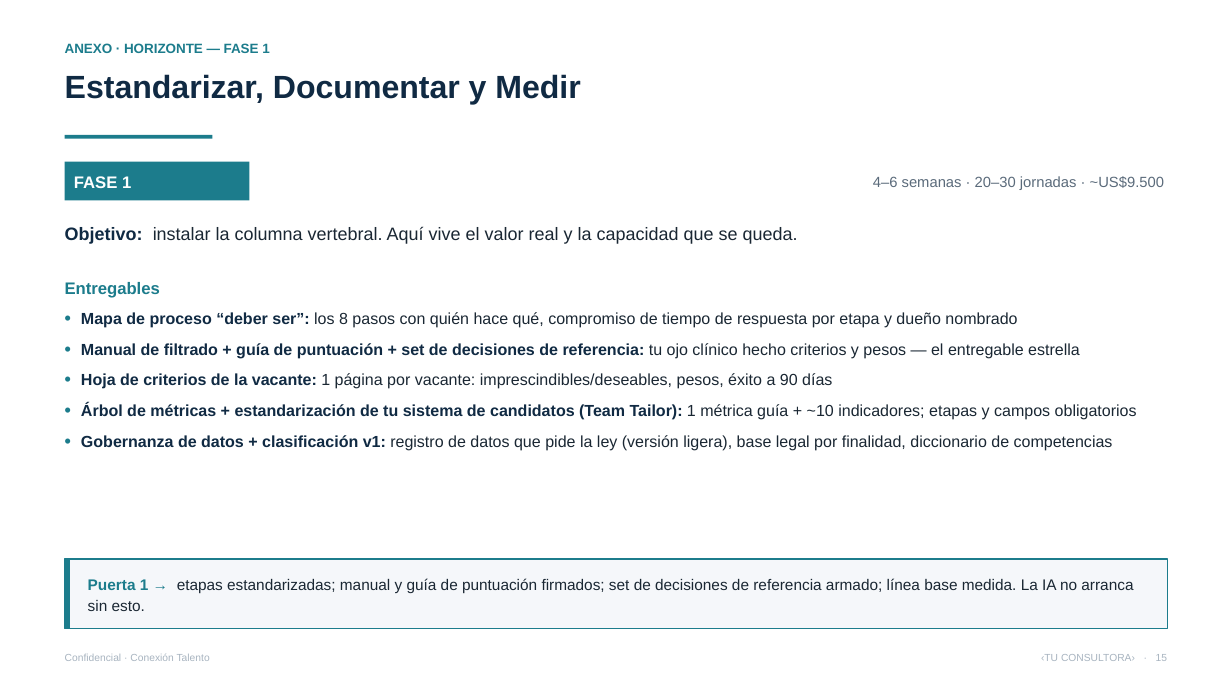
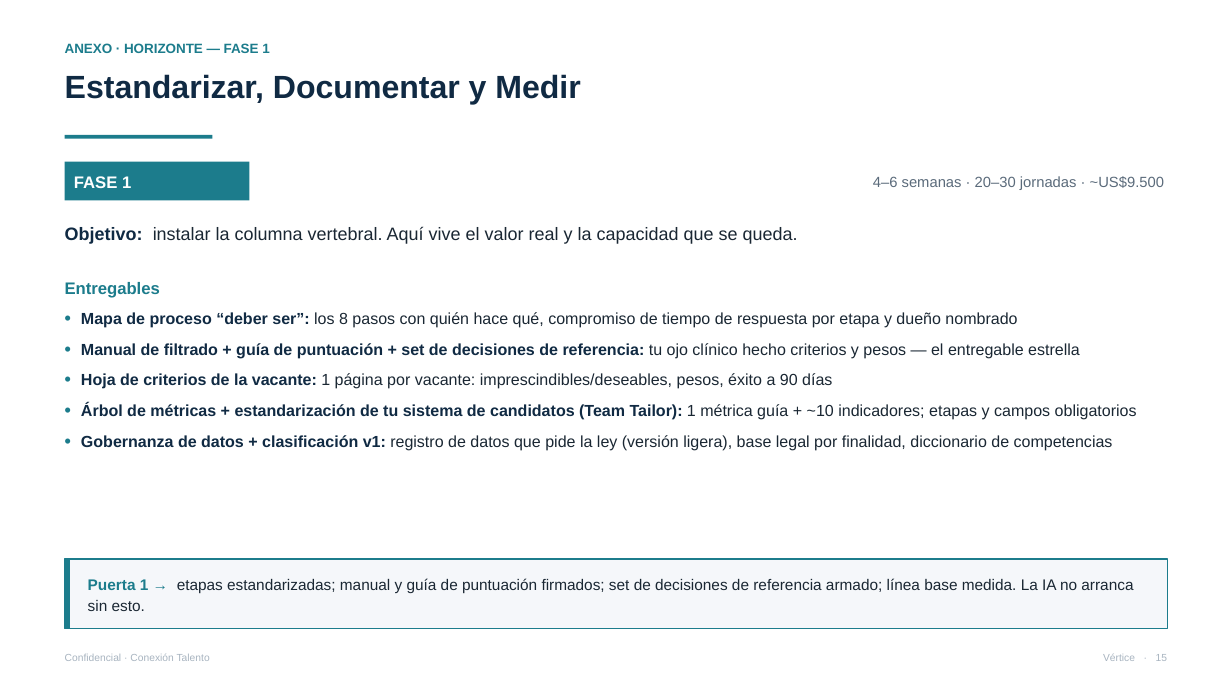
Before and after one commit to vverlaine/conexion-talento-ia, a slide deck: slide 15 of 04-propuesta/Presentacion-Conexion-Talento.pptx. Drawn at 1232x693 pixels with LibreOffice and Linux fonts; fonts in the diff are those of the drawing. Boxes give left, top, right and bottom in pixels: in the first picture for what was removed or moved away, otherwise in the second. Text is boxed around its words. In the diff, an @@ line names an element or a change of style, - is before the commit and + after.

```diff
--- a/04-propuesta/Presentacion-Conexion-Talento.pptx
+++ b/04-propuesta/Presentacion-Conexion-Talento.pptx
@@ text at (1103, 654, 1167, 661): text changed @@
-‹TU CONSULTORA› · 15
+Vértice · 15
```
Also in this commit, not shown: 18 other slides changed, 6 other files.
